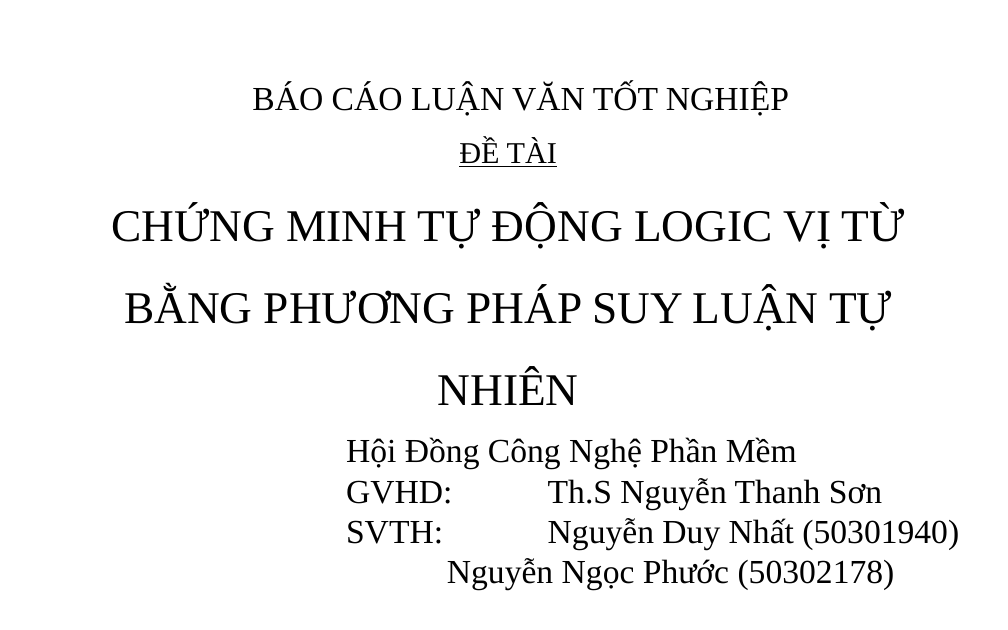
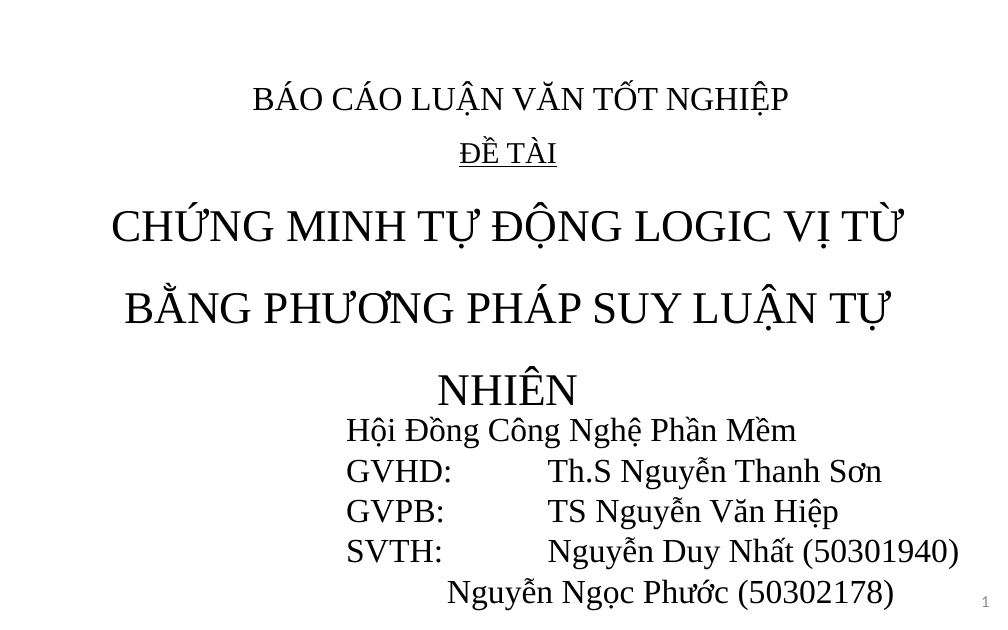
Before and after one commit to giang-rocker/logic, a slide deck: slide 1 of Report/SUY LUẬN TỰ NHIÊN.pptx. Drawn at 1008x630 pixels with LibreOffice and Linux fonts; fonts in the diff are those of the drawing. Boxes give left, top, right and bottom in pixels: in the first picture for what was removed or moved away, otherwise in the second. Text is boxed around its words. In the diff, an @@ line names an element or a change of style, - is before the commit and + after.

```diff
--- a/Report/SUY LUẬN TỰ NHIÊN.pptx
+++ b/Report/SUY LUẬN TỰ NHIÊN.pptx
@@ subtitle "Hội Đồng Công Nghệ Phần ...": place and size @@
-subtitle "Hội Đồng Công Nghệ Phần ..." at [346, 437, 959, 590]
+subtitle "Hội Đồng Công Nghệ Phần ..." at [346, 416, 959, 609]
@@ subtitle at [346, 497, 839, 529]: paragraph added @@
+GVPB: TS Nguyễn Văn Hiệp
@@ page number added at [981, 596, 989, 607], 12 pt, text #8C8C8C @@
+1
```
Also in this commit, not shown: 23 other slides changed, 11 slides added, 1 slide removed, 7 other files.
